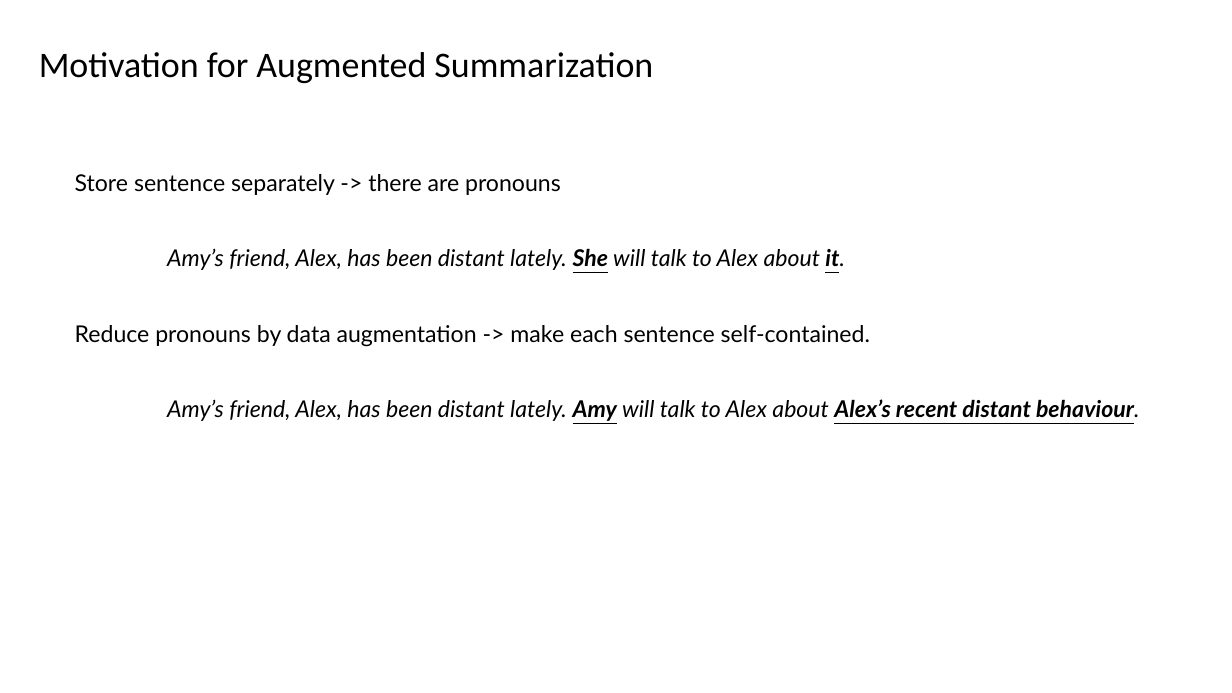
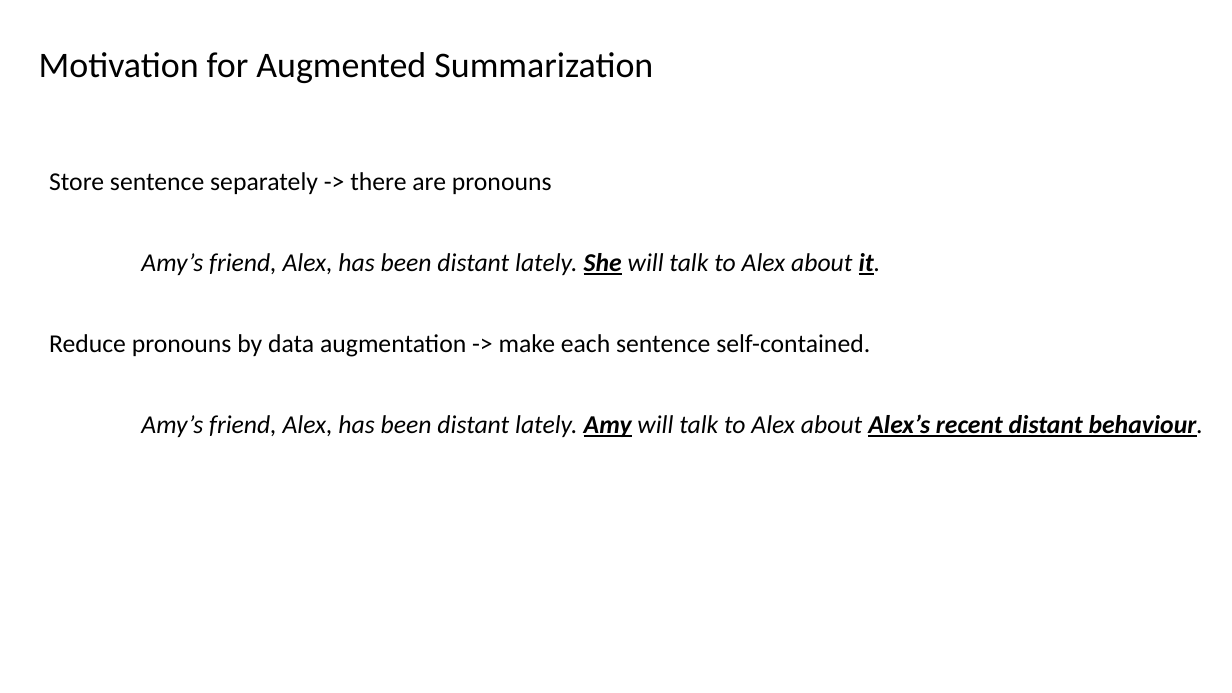
Before and after one commit to Astonzzh/slide, a slide deck: slide 16 of presentation1.pptx. Drawn at 1232x693 pixels with LibreOffice and Linux fonts; fonts in the diff are those of the drawing. Boxes give left, top, right and bottom in pixels: in the first picture for what was removed or moved away, otherwise in the second. Text is boxed around its words. In the diff, an @@ line names an element or a change of style, - is before the commit and + after.

```diff
--- a/presentation1.pptx
+++ b/presentation1.pptx
@@ text "Store sentence separately -> there ...": place and size @@
-text "Store sentence separately -> there ..." at [75,174,1139,421]
+text "Store sentence separately -> there ..." at [49,172,1204,437]
@@ text "Store sentence separately -> there ..." at [49,172,1204,437]: size 18 to 20 pt, font Lato to Calibri @@
```
Also in this commit, not shown: 30 other slides changed, 2 slides added, 1 slide removed.
